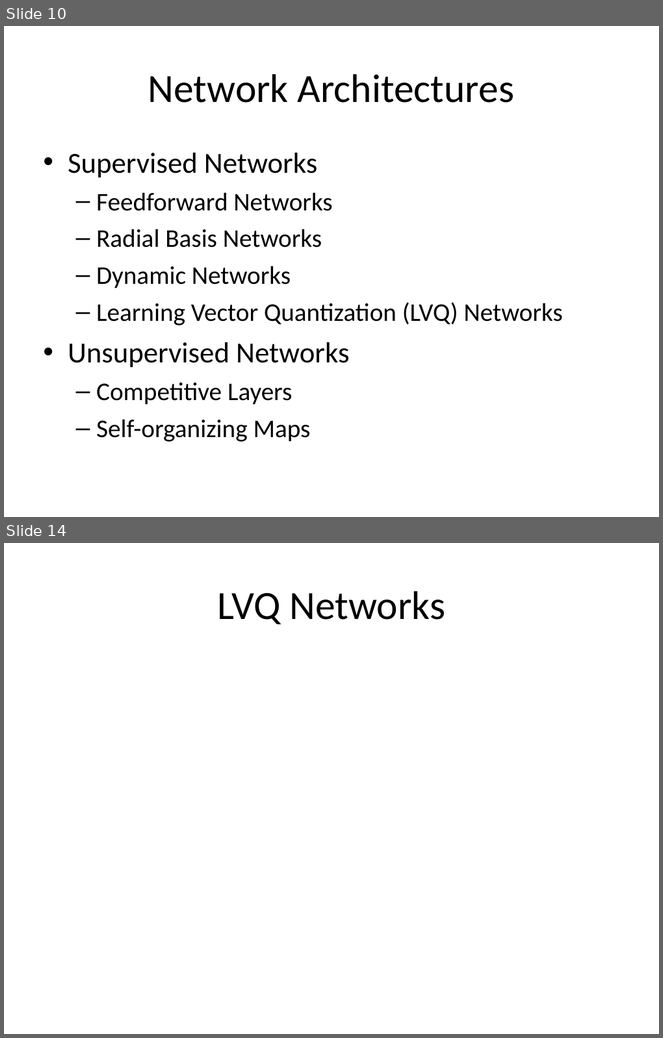
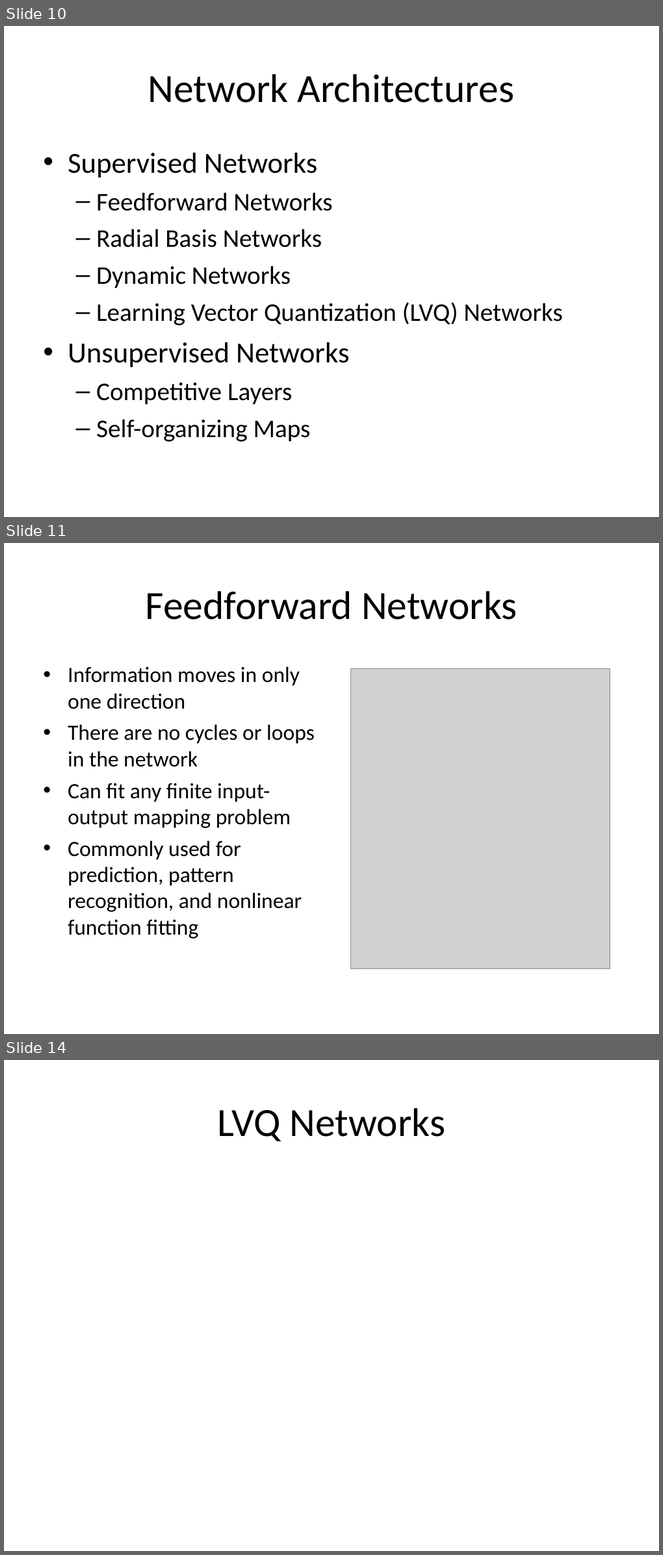
Before and after one commit to mazzas/School, a slide deck: SE4910/Project/Neural Network Toolbox.ppt. Shown one above the other, each under a label of ours: slides 10 and 14 before the commit, slides 10, 11 and 14 after it; the slides between them are not shown. The pictures are 663x1038 and 663x1555 pixels, drawn with LibreOffice and Linux fonts; fonts in the diff are those of the drawing; grey boxes stand for pictures. Boxes give left, top, right and bottom in pixels: in the first picture for what was removed or moved away, otherwise in the second. Text is boxed around its words. In the diff, an @@ line names an element or a change of style, - is before the commit and + after.

```diff
--- a/SE4910/Project/Neural Network Toolbox.ppt
+++ b/SE4910/Project/Neural Network Toolbox.ppt
@@ slide 11 added at [4,543,659,1034], background #FFFFFF @@
@@ title added at [146,591,518,620], 44 pt, text #000000 @@
+Feedforward Networks
@@ text added at [68,667,315,939], 24 pt, text #000000 @@
+• Information moves in only one direction
+• There are no cycles or loops in the network
+• Can fit any finite input-output mapping problem
+• Commonly used for prediction, pattern recognition, and nonlinear function fitting
@@ picture added at [350,669,610,969] @@
```
Also in this commit, not shown: 2 slides changed, 2 other slides added, 3 slides removed.
